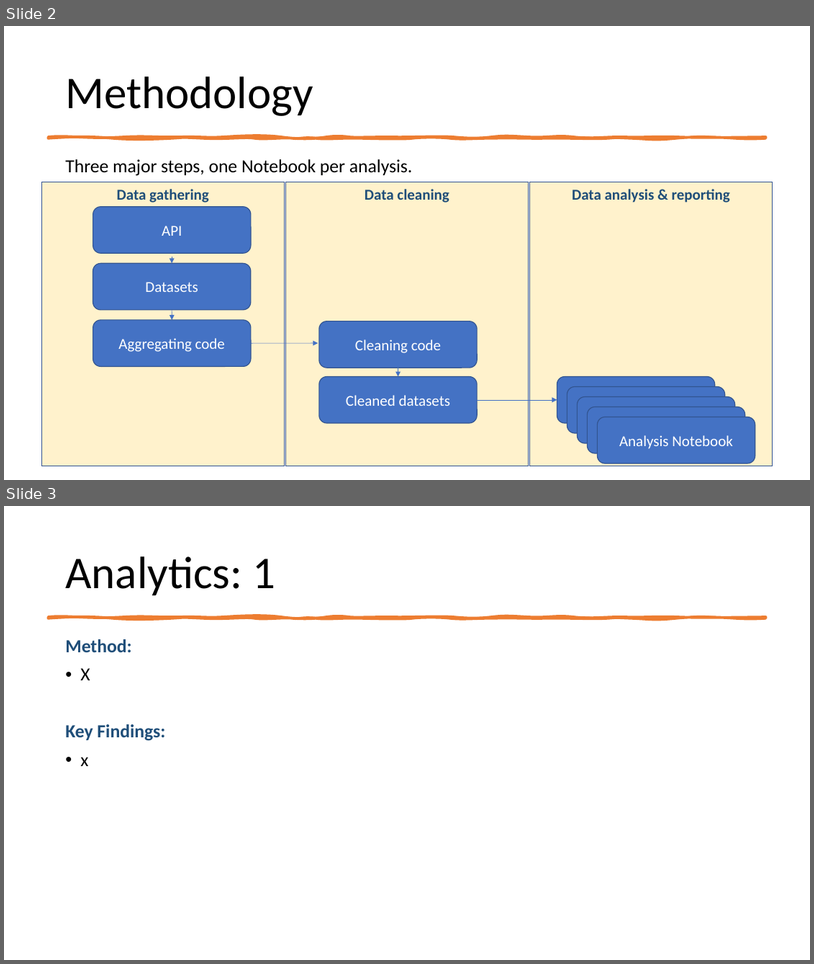
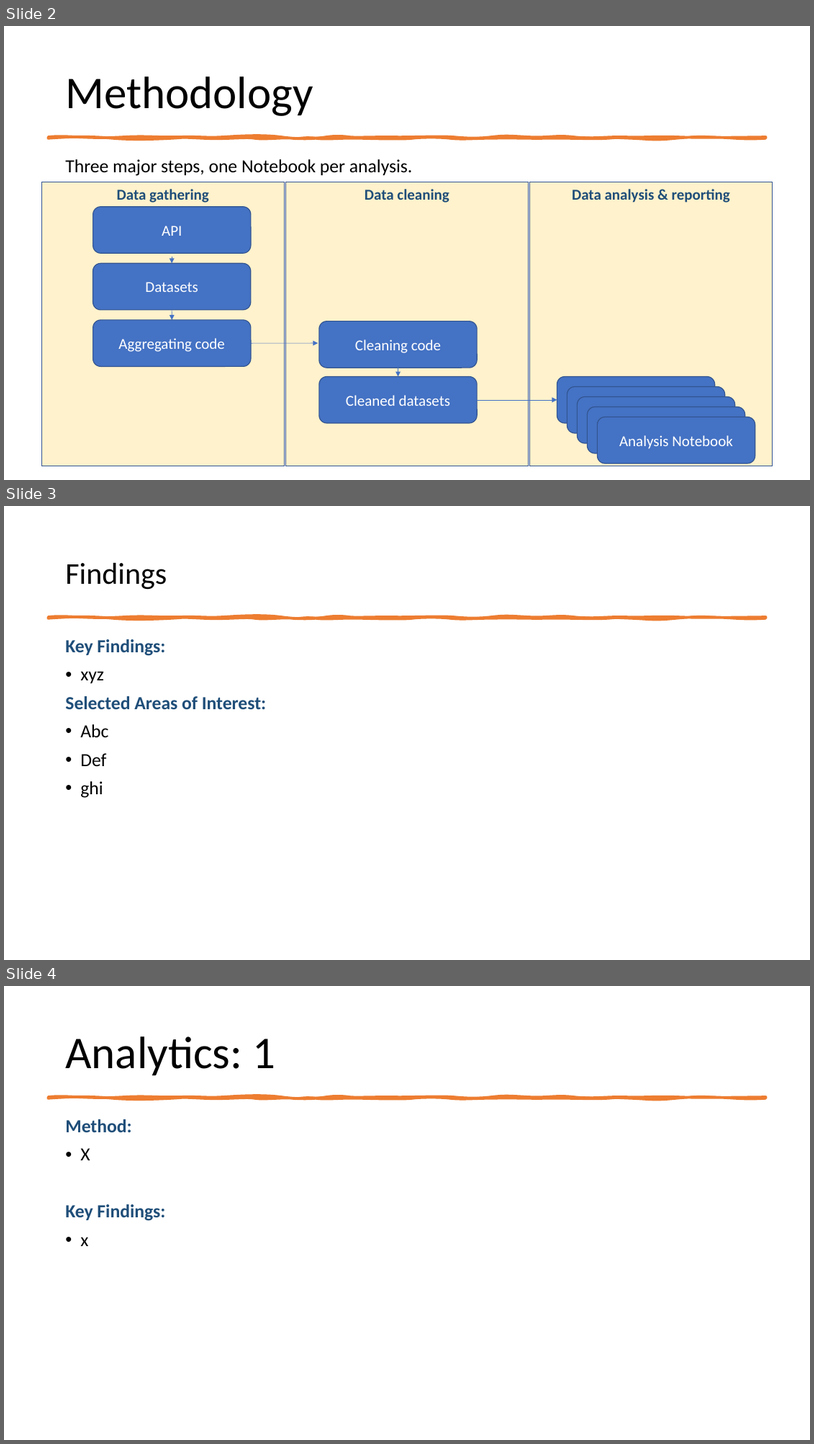
Before and after one commit to gmitt98/bootcamp-project-1, a slide deck: Project-Presentation.pptx. Shown one above the other, each under a label of ours: slides 2 and 3 before the commit, slides 2, 3 and 4 after it. The pictures are 814x964 and 814x1444 pixels, drawn with LibreOffice and Linux fonts; fonts in the diff are those of the drawing. Boxes give left, top, right and bottom in pixels: in the first picture for what was removed or moved away, otherwise in the second. Text is boxed around its words. In the diff, an @@ line names an element or a change of style, - is before the commit and + after.

```diff
--- a/Project-Presentation.pptx
+++ b/Project-Presentation.pptx
@@ slide 3 added at (x1=4, y1=506, x2=810, y2=960), background #FFFFFF @@
@@ title added at (x1=65, y1=563, x2=167, y2=590), 36 pt, text #000000 @@
+Findings
@@ freeform shape added at (x1=48, y1=617, x2=766, y2=618), fill #ED7D31, outline #ED7D31 3.25 pt @@
@@ text added at (x1=65, y1=639, x2=266, y2=798), 22 pt, text #1F4E79, bold @@
+Key Findings:
+• xyz
+Selected Areas of Interest:
+• Abc
+• Def
+• ghi
@@ what was slide 3 is now slide 4 @@
```
Also in this commit, not shown: 2 slides changed, 1 other file.
